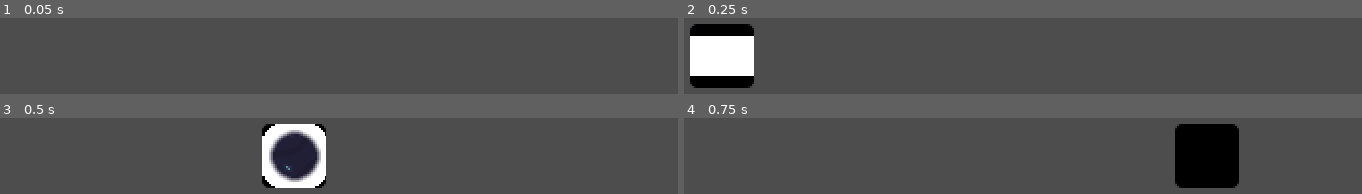
Above: before the commit, frames 1-4 (two rows, left to right).
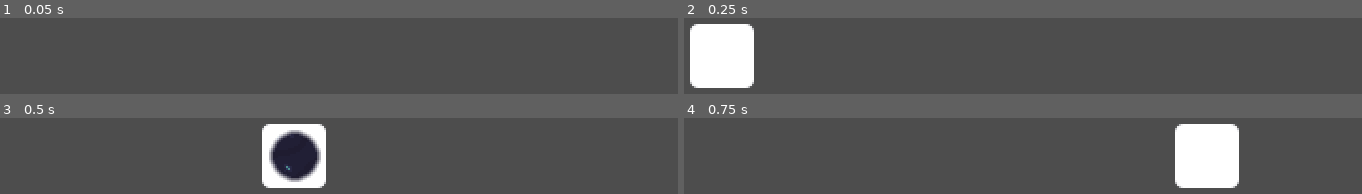
Above: after the commit, the same moments.

Repository: wooshdude/gmtk-2024
Game: Godot game, scene res://scenes/person.tscn
Two runs of this game, one before a commit and one after it. Both use one fixed random seed, a clock stepped at 60 frames per second and the inputs below. The project has no main scene, so this scene is started directly. The engine's default icon, where the game draws it, is replaced by a stand-in: a white triangle on a blue panel in a dark square.
Inputs (mouse positions are in pixels of both pictures, inside the frame that each line leads up to):
- Up to frame 1 (0.05 s): no input
- Up to frame 2 (0.25 s): no input
- Up to frame 3 (0.5 s): no input
- Up to frame 4 (0.75 s): tap Enter (ui_accept) at 0.5 s; move the mouse to (outside the picture) at 0.52 s; hold Up (ui_up) from 0.53 s (still down); tap O at 0.6 s; click (outside the picture) at 0.67 s

Frame 1 is identical in both runs. In frame 2, 2.9% of the frame differs, in the area x 0-11%, y 7-93%; in frame 3, 0.5%; in frame 4, 7.9%, in the area x 72-82%, y 7-93%.
Error in both runs: Invalid access to property or key 'weight' on a base object of type 'Nil'. (res://scripts/systems/people/person_node.gd:37)

Commit message:
fixed mask shader

Diff:
--- a/assets/shaders/mask.gdshader
+++ b/assets/shaders/mask.gdshader
@@ -8,6 +8,7 @@
 
 void fragment() {
 
+	COLOR = texture(scre, SCREEN_UV);
 	COLOR.a = 1.0 - texture(TEXTURE, UV).a;
 	// Called for every pixel the material is visible on.
 }
--- a/scripts/global/Data.gd
+++ b/scripts/global/Data.gd
@@ -2,9 +2,9 @@
 class_name PersonData
 
 enum Trade {
-    CARPENTER,
-    PHAROH,
-    CHEF,
-    FARMER,
-    BREWER
+	CARPENTER,
+	PHAROH,
+	CHEF,
+	FARMER,
+	BREWER
 }
--- a/scripts/person.gd
+++ b/scripts/person.gd
@@ -5,9 +5,9 @@
 
 # Called when the node enters the scene tree for the first time.
 func _ready() -> void:
-    pass # Replace with function body.
+	pass # Replace with function body.
 
 
 # Called every frame. 'delta' is the elapsed time since the previous frame.
 func _process(delta: float) -> void:
-    pass
+	pass
